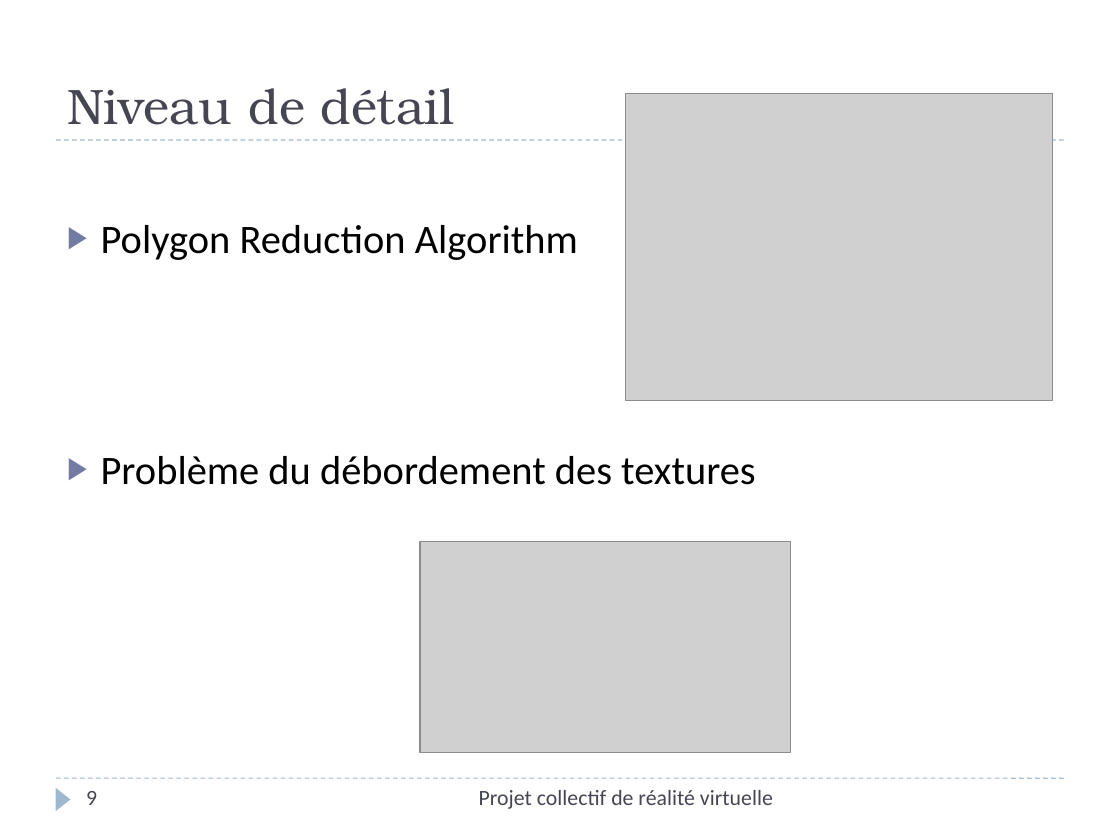
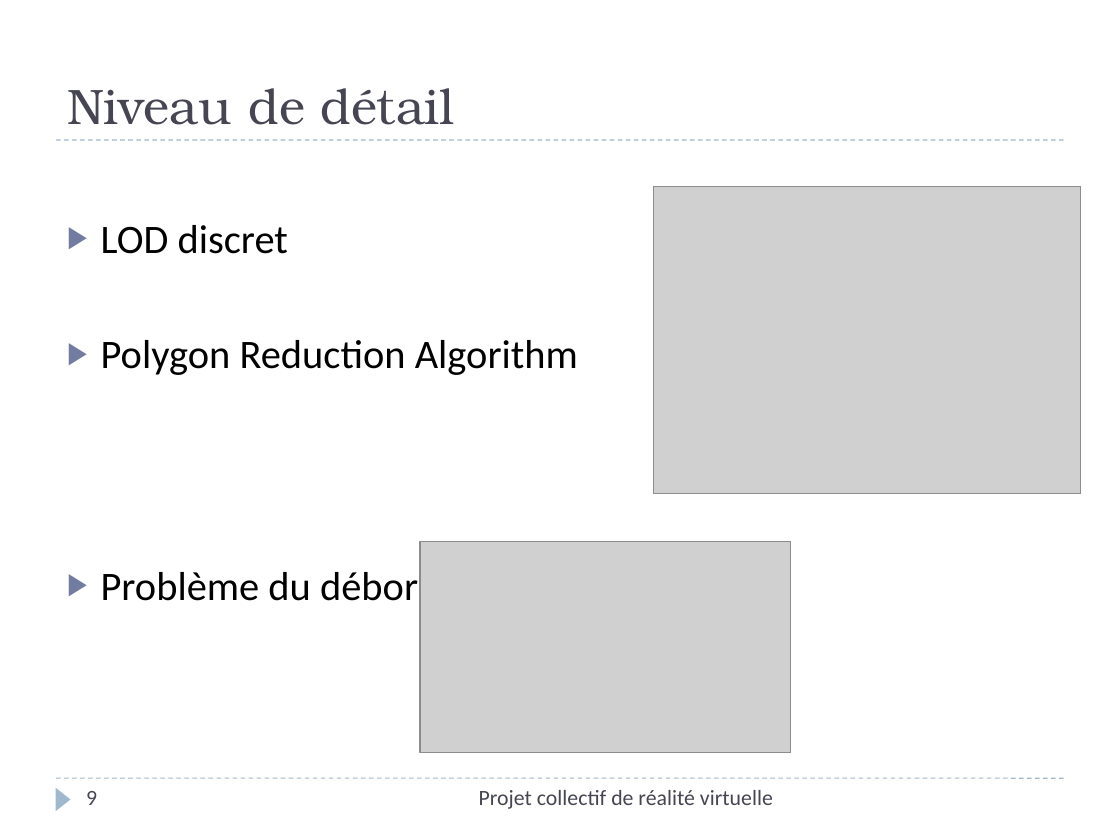
Before and after one commit to Cepheus/Short-Story, a slide deck: slide 9 of Presentation/Présentation.pptx. Drawn at 1120x840 pixels with LibreOffice and Linux fonts; fonts in the diff are those of the drawing; grey boxes stand for pictures. Boxes give left, top, right and bottom in pixels: in the first picture for what was removed or moved away, otherwise in the second. Text is boxed around its words. In the diff, an @@ line names an element or a change of style, - is before the commit and + after.

```diff
--- a/Presentation/Présentation.pptx
+++ b/Presentation/Présentation.pptx
@@ picture: place and size @@
-picture at bbox=[625, 93, 1052, 400]
+picture at bbox=[653, 187, 1080, 494]
@@ text at bbox=[101, 225, 288, 254]: paragraph added @@
+▶ LOD discret
```
Also in this commit, not shown: 2 other slides changed.
